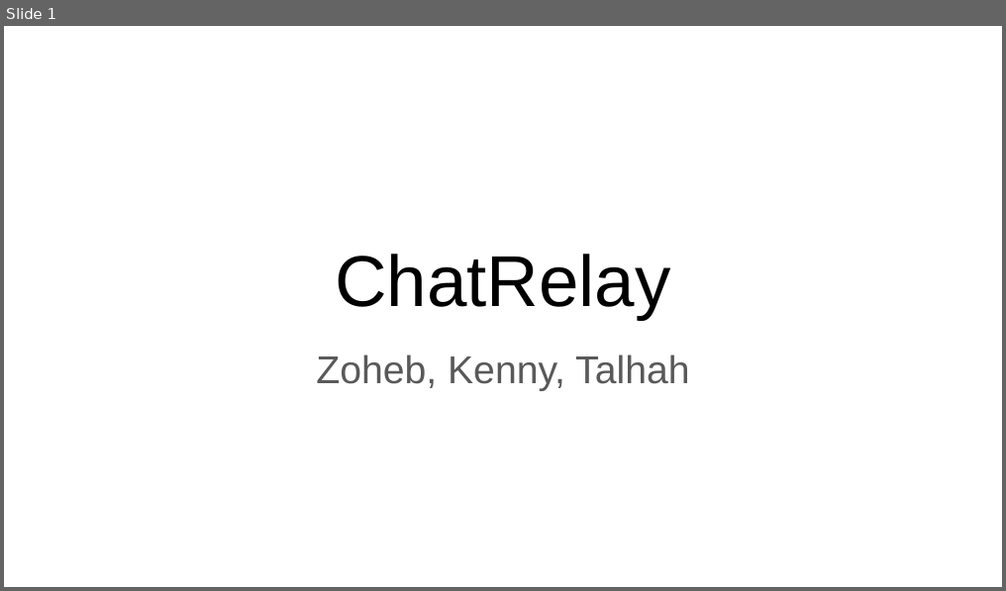
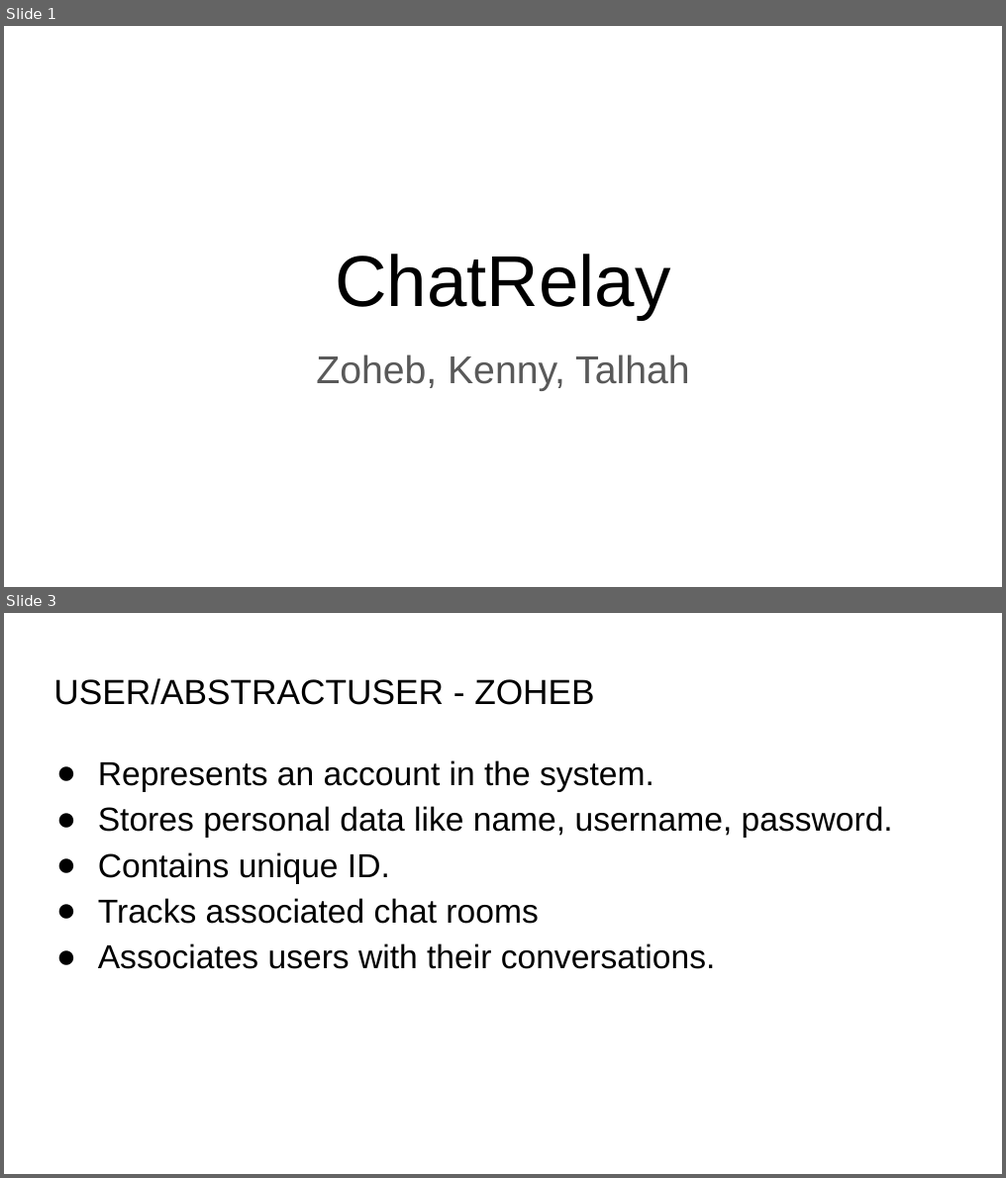
Before and after one commit to ZohebSharif/communicationsGroup4, a slide deck: Phase 3 Documents/chatRelayFinalPresentationSlides.pptx. Shown one above the other, each under a label of ours: slide 1 before the commit, slides 1 and 3 after it; the slides between them are not shown. The pictures are 1006x591 and 1006x1178 pixels, drawn with LibreOffice and Linux fonts; fonts in the diff are those of the drawing. Boxes give left, top, right and bottom in pixels: in the first picture for what was removed or moved away, otherwise in the second. Text is boxed around its words. In the diff, an @@ line names an element or a change of style, - is before the commit and + after.

Commit message:
finished slides for USER, MESSAGE, CHAT, and UNIT TESTING

```diff
--- a/Phase 3 Documents/chatRelayFinalPresentationSlides.pptx
+++ b/Phase 3 Documents/chatRelayFinalPresentationSlides.pptx
@@ slide 3 added at (x1=4, y1=613, x2=1002, y2=1174), background #FFFFFF @@
@@ title added at (x1=54, y1=678, x2=594, y2=705), 25.2 pt, text #000000 @@
+USER/ABSTRACTUSER - ZOHEB
@@ text added at (x1=98, y1=761, x2=893, y2=969), 24 pt, text #000000 @@
+● Represents an account in the system.
+● Stores personal data like name, username, password.
+● Contains unique ID.
+● Tracks associated chat rooms
+● Associates users with their conversations.
```
Also in this commit, not shown: 13 other slides added.
